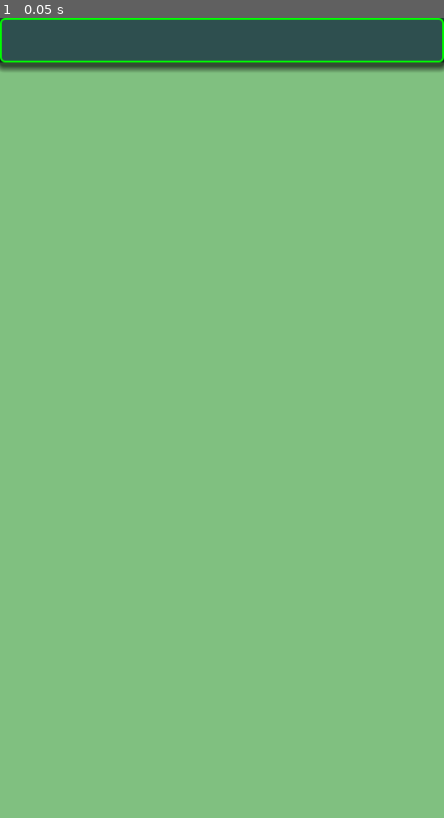
Above: before the commit, frame 1.
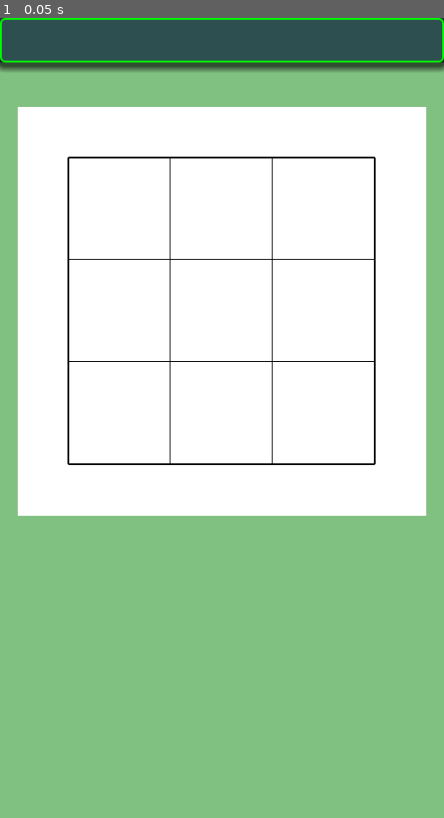
Above: after the commit, the same moment.

Repository: vivisuke/DodgemGame
Game: Godot game, scene res://main.tscn
The game is run twice, just before and just after one commit, with the same random seed, the same clock (stepped at 60 frames per second) and the same inputs.
Inputs:
- Up to frame 1 (0.05 s): no input

The runs differ from the first frame. In frame 1, 47% of the frame differs, in the area x 3-97%, y 11-63%.

Commit message:
0003 ◎ C 01/11 01/11 0.001│ToDo│盤面設置

Diff:
--- a/dodgemgame/main.tscn
+++ b/dodgemgame/main.tscn
@@ -1,6 +1,7 @@
-[gd_scene load_steps=2 format=3 uid="uid://rny153nfjt0m"]
+[gd_scene load_steps=3 format=3 uid="uid://rny153nfjt0m"]
 
 [ext_resource type="Script" path="res://scripts/title_bar.gd" id="1_bbicj"]
+[ext_resource type="Script" path="res://scripts/board_rect.gd" id="2_0bpod"]
 
 [node name="Main" type="Node2D"]
 
@@ -15,3 +16,10 @@
 offset_bottom = 50.0
 color = Color(0.180392, 0.309804, 0.309804, 1)
 script = ExtResource("1_bbicj")
+
+[node name="BoardRect" type="ColorRect" parent="."]
+offset_left = 20.0
+offset_top = 100.0
+offset_right = 480.0
+offset_bottom = 560.0
+script = ExtResource("2_0bpod")
--- /dev/null
+++ b/dodgemgame/scripts/board_rect.gd
@@ -0,0 +1,29 @@
+extends ColorRect
+
+const WIDTH = 460
+const HEIGHT = 460
+const N_CELLS = 3
+const CELL_WIDTH = WIDTH / (N_CELLS+1)
+#const PADDING = (WIDTH - CELL_WIDTH*(N_CELLS+2)) / 2
+#const X0 = PADDING + CELL_WIDTH
+#const Y0 = PADDING + CELL_WIDTH
+const X0 = CELL_WIDTH / 2
+const Y0 = CELL_WIDTH / 2
+const BD_WD = CELL_WIDTH * N_CELLS
+const BD_HT = CELL_WIDTH * N_CELLS
+
+func _ready():
+	pass
+func _draw():
+	draw_line(Vector2(X0, Y0), Vector2(X0+BD_WD, Y0), Color.BLACK, 2.0)
+	draw_line(Vector2(X0, Y0), Vector2(X0, Y0+BD_HT), Color.BLACK, 2.0)
+	draw_line(Vector2(X0+BD_WD, Y0), Vector2(X0+BD_WD, Y0+BD_HT), Color.BLACK, 2.0)
+	draw_line(Vector2(X0, Y0+BD_HT), Vector2(X0+BD_WD, Y0+BD_HT), Color.BLACK, 2.0)
+	var px = X0 + CELL_WIDTH
+	for x in range(N_CELLS-1):
+		draw_line(Vector2(px, Y0), Vector2(px, Y0+BD_HT), Color.BLACK, 1.0)
+		draw_line(Vector2(X0, px), Vector2(X0+BD_WD, px), Color.BLACK, 1.0)
+		px += CELL_WIDTH
+	pass
+func _process(delta):
+	pass
Not shown, changed: DodgemGame.spr
